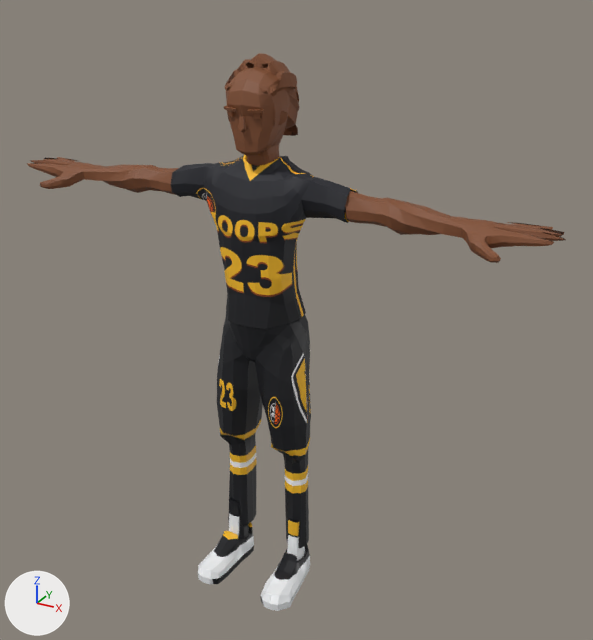
Two versions of the glTF model assets/characters/hoops23.glb, one commit apart.
Both versions are drawn from a 50 mm camera at (1.309, -2.212, 2.109) aimed at (0.102, -0.016, 1.011). The axes (+X, +Y, +Z) are drawn at lower left. The lights are the same throughout. The first picture is the older version. Vertices at exactly the same position are counted once.

The first picture shows 'Casual2_Body', 'Casual2_Feet', 'Casual2_Head', 'Casual2_Legs'.
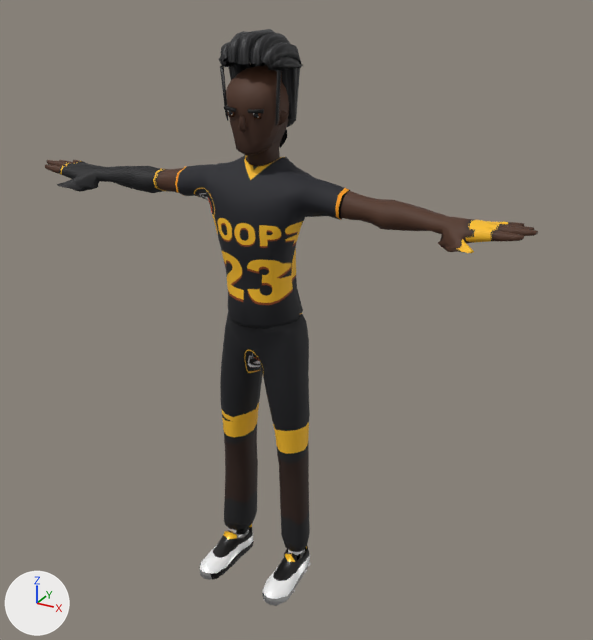
The change, as a diff of the scene's bpy script:
```diff
--- a/assets/characters/hoops23.glb.py
+++ b/assets/characters/hoops23.glb.py
@@ mat_skin @@
 mat_skin = principled_material('Skin')
-mat_skin.texture = img_herokitatlas
-mat_skin.roughness = 0.62
+mat_skin.texture = img_hoops_atlas
+mat_skin.roughness = 0.68
@@ mat_lightbrown @@
 mat_lightbrown = principled_material('LightBrown')
-mat_lightbrown.texture = img_herokitatlas
-mat_lightbrown.metallic = 0.03
-mat_lightbrown.roughness = 0.68
+mat_lightbrown.texture = img_hoops_atlas
+mat_lightbrown.metallic = 0.02
+mat_lightbrown.roughness = 0.74
@@ mat_red_dark @@
 mat_red_dark = principled_material('Red_Dark')
-mat_red_dark.texture = img_herokitatlas
-mat_red_dark.metallic = 0.12
-mat_red_dark.roughness = 0.35
+mat_red_dark.texture = img_hoops_atlas
+mat_red_dark.metallic = 0.15
+mat_red_dark.roughness = 0.32
@@ mat_hair @@
 mat_hair = principled_material('Hair')
-mat_hair.texture = img_herokitatlas
-mat_hair.metallic = 0.02
-mat_hair.roughness = 0.75
+mat_hair.texture = img_hoops_atlas
+mat_hair.metallic = 0.08
+mat_hair.roughness = 0.52
@@ mat_lightblue @@
 n0 = _N.new('ShaderNodeBsdfPrincipled'); n0.name = 'Principled BSDF'
+n0.inputs[1].default_value = 0.02  # 'Metallic'
+n0.inputs[2].default_value = 0.72  # 'Roughness'
 n1 = _N.new('ShaderNodeOutputMaterial'); n1.name = 'Material Output'
@@ mat_lightblue @@
 n4 = _N.new('ShaderNodeTexImage'); n4.name = 'Image Texture'
-n4.image = img_herokitatlas
+n4.image = img_hoops_atlas
 _L.new(n0.outputs[0], n1.inputs[0])  # 'BSDF' to 'Surface'
@@ me_cube_010 @@
-me_cube_010.from_pydata(...)  # 1421 vertices, 2806 faces; spans x -0.94..0.94, y -0.21..0.06, z 1.02..1.56
+me_cube_010.from_pydata(...)  # 1421 vertices, 2806 faces; spans x -0.87..0.87, y -0.2..0.07, z 1.02..1.55
+# me_cube_010 part 1: 1112 of 1421 vertices moved; they spanned x -0.94..0.94, y -0.21..0.06, z 1.02..1.52 and now span x -0.87..0.87, y -0.2..0.07, z 1.03..1.52; mean shift (0.0, 0.0, 0.0); largest move (0.8, -0.2, 1.39) -> (0.67, -0.17, 1.39)
+# me_cube_010 part 2: texture (UV) coordinates of 2806 of 2806 faces, centred in x -0.94..0.94, y -0.21..0.06, z 1.02..1.56, changed; they spanned u 0.05..0.95, v 0.39..0.95 and now span u 0.05..0.95, v 0.12..0.95
 me_cube_010.materials.append(mat_skin)
@@ me_cube_003 @@
-me_cube_003.from_pydata(...)  # 306 vertices, 552 faces; spans x -0.199..0.199, y -0.287..0.001, z -0.001..0.262
+me_cube_003.from_pydata(...)  # 1038 vertices, 1652 faces; spans x -0.186..0.186, y -0.286..-0.001, z 0.024..0.24
+# me_cube_003 part 3: the loose piece of 131 vertices spanning x 0.075..0.199, y -0.287..0.001, z -0.001..0.193 is rebuilt with 78 vertices and now spans x 0.077..0.185, y -0.284..-0.001, z 0.048..0.121, in mat_red_dark (picture img_hoops_atlas)
+# me_cube_003 part 4: the loose piece of 131 vertices spanning x -0.199..-0.075, y -0.287..0.001, z -0.001..0.193 is rebuilt with 78 vertices and now spans x -0.185..-0.077, y -0.284..-0.001, z 0.048..0.121, in mat_red_dark (picture img_hoops_atlas)
+# me_cube_003 part 5: 389 vertices added at x 0.076..0.186, y -0.286..-0.001, z 0.024..0.058
+# me_cube_003 part 6: 389 vertices added at x -0.186..-0.076, y -0.286..-0.001, z 0.024..0.058
+# me_cube_003 part 7: 22 vertices removed from x 0.097..0.151, y -0.096..-0.024, z 0.19..0.262; 52 vertices added at x 0.092..0.155, y -0.105..-0.021, z 0.099..0.24
+# me_cube_003 part 8: 22 vertices removed from x -0.151..-0.097, y -0.096..-0.024, z 0.19..0.262; 52 vertices added at x -0.155..-0.092, y -0.105..-0.021, z 0.099..0.24
 me_cube_003.materials.append(mat_red_dark)
@@ me_cube_015 @@
-me_cube_015.from_pydata(...)  # 910 vertices, 1684 faces; spans x -0.104..0.104, y -0.17..0.075, z 1.506..1.857
+me_cube_015.from_pydata(...)  # 910 vertices, 1684 faces; spans x -0.12..0.12, y -0.17..0.09, z 1.507..1.92
+# me_cube_015 part 9: 706 of 910 vertices moved; they spanned x -0.1..0.1, y -0.169..0.075, z 1.563..1.857 and now span x -0.12..0.12, y -0.168..0.09, z 1.562..1.92; mean shift (0.0, -0.015, 0.059); largest move (-0.079, -0.107, 1.68) -> (-0.091, -0.111, 1.82)
+# other edits to the shape of me_cube_015 do not show in these pictures
 me_cube_015.materials.append(mat_skin)
@@ me_cube_019 @@
-me_cube_019.from_pydata(...)  # 369 vertices, 734 faces; spans x -0.178..0.178, y -0.178..0.07, z 0.132..1.036
+me_cube_019.from_pydata(...)  # 369 vertices, 734 faces; spans x -0.176..0.176, y -0.164..0.063, z 0.133..1.036
+# me_cube_019 part 10: 369 of 369 vertices moved; they spanned x -0.178..0.178, y -0.178..0.07, z 0.132..1.036 and now span x -0.176..0.176, y -0.164..0.063, z 0.133..1.036; mean shift (0.0, -0.001, 0.0)
 me_cube_019.materials.append(mat_lightblue)
```

Boxes [x1, y1, x2, y2] around the edits, measured in the pictures (593 x 640 px; the box of a moved part takes in the faces that stretch with it):
'Casual2_Body', surface changed, reshaped (9% narrower)
    before: [27, 155, 566, 330]
    after: [45, 155, 538, 329]
'Casual2_Legs', surface changed, reshaped
    before: [217, 311, 311, 548]
    after: [220, 312, 310, 552]
'Casual2_Head', surface changed, reshaped (darker, 12% wider, 21% taller)
    before: [224, 53, 299, 166]
    after: [219, 29, 303, 166]
'Casual2_Feet', surface changed, reshaped
    before: [198, 498, 310, 611]
    after: [199, 524, 311, 606]
part 1 of me_cube_010, moved or reshaped
    before: [27, 157, 566, 330]
    after: [45, 160, 538, 329]
part 2 of me_cube_010, surface changed
    before: [27, 155, 566, 330]
    after: [45, 155, 538, 329]
part 3 of me_cube_003, rebuilt (30% shorter)
    before: [260, 535, 310, 611]
    after: [263, 546, 310, 599]
part 4 of me_cube_003, rebuilt (31% shorter)
    before: [198, 513, 254, 584]
    after: [200, 524, 254, 573]
part 5 of me_cube_003, added
    after: [262, 553, 311, 606]
part 6 of me_cube_003, added
    after: [199, 532, 254, 580]
part 7 of me_cube_003, built on (mostly hidden afterwards)
    before: [288, 518, 299, 536]
    after: [287, 549, 304, 555]
part 8 of me_cube_003, built on
    before: [229, 498, 240, 515]
    after: [228, 526, 249, 534]
part 9 of me_cube_015, moved or reshaped
    before: [225, 53, 299, 157]
    after: [219, 29, 303, 158]
